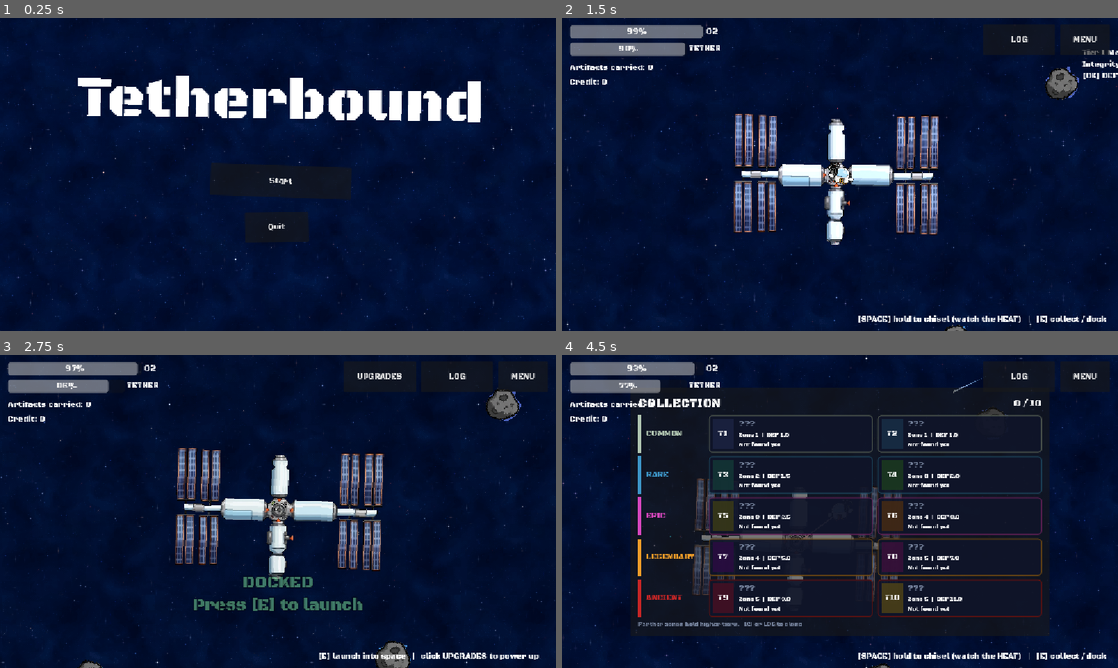
Above: before the commit, frames 1-4 (two rows, left to right).
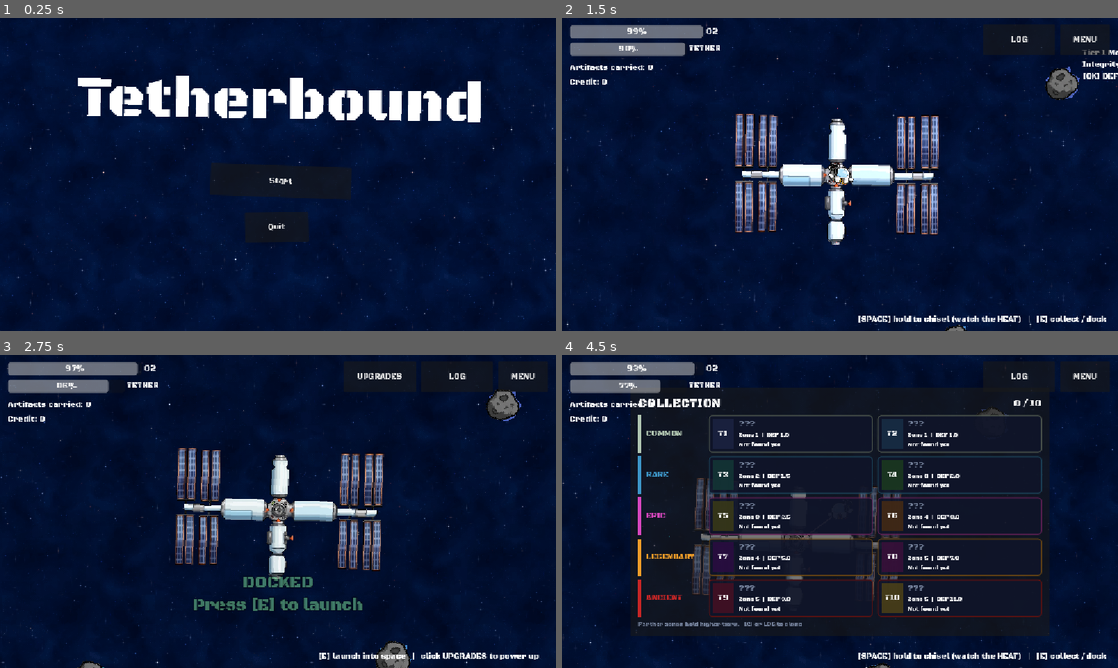
Above: after the commit, the same moments.

Repository: sirakit/Godot_Game_Jam_Project
Game: Godot game, scene res://Scenes/main_menu.tscn
Same seed, same stepped clock (60 frames per second), same inputs: the game is played once before the commit and once after it.
Inputs (mouse positions are in pixels of both pictures, inside the frame that each line leads up to):
- Up to frame 1 (0.25 s): no input
- Up to frame 2 (1.5 s): click "Start" at 0.5 s; tap E (interact) at 1.25 s; move the mouse to (1062, 83) at 1.27 s; hold D (move_right) from 1.28 s (still down); hold Space (chisel) from 1.28 s (still down); click (1062, 83) at 1.42 s
- Up to frame 3 (2.75 s): move the mouse to (166, 527) at 2.02 s; release D (move_right) at 2.03 s; release Space (chisel) at 2.03 s; hold S (move_down) from 2.03 s (still down); tap E (interact) at 2.1 s
- Up to frame 4 (4.5 s): tap E (interact) at 2.75 s; move the mouse to (956, 658) at 2.77 s; release S (move_down) at 2.78 s; hold D (move_right) 2.78-3.53 s; hold F (recall) 2.78-3.53 s; click (956, 658) at 2.92 s; move the mouse to (595, 664) at 3.52 s; hold W (move_up) 3.53-4.28 s; tap C (toggle_log) at 3.6 s; click (595, 664) at 3.67 s; move the mouse to (1006, 558) at 4.27 s; hold A (move_left) from 4.28 s (still down); tap I at 4.35 s

The runs differ from the first frame. In frame 2, 3.1% of the frame differs, in the area x 1-100%, y 0-100%; in frame 3, 0.3%; in frame 4, 0.5%.

Commit message:
Updated HTML

Diff:
--- a/Scripts/space_background.gd
+++ b/Scripts/space_background.gd
@@ -1,23 +1,20 @@
 extends Node2D
-## เพิ่มลูกเล่นดวงดาวกะพริบ เปลี่ยนสีเนบิวลา และสร้างดาวตกบนหน้าจอกล้องโดยไม่ถูก Parallax2D บัง
+## พื้นหลังอวกาศรุ่นปรับแต่งประสิทธิภาพสำหรับ WebGL (ลด Overdraw และ Shader Recompile)
 
 @export_group("Drift & Twinkle")
 @export var base_drift: Vector2 = Vector2(-12.0, 6.0)
 @export var twinkle_speed: float = 2.0
-@export var color_shift_speed: float = 0.4
-@export var nebula_tint_a: Color = Color(0.75, 0.85, 1.0, 0.7)
-@export var nebula_tint_b: Color = Color(0.95, 0.75, 1.0, 0.7)
 
 @export_group("Shooting Stars")
-@export var min_star_interval: float = 1.5
-@export var max_star_interval: float = 4.0
-@export var star_length: float = 90.0
-@export var star_width: float = 3.0
+@export var min_star_interval: float = 2.5
+@export var max_star_interval: float = 5.5
+@export var star_length: float = 80.0
+@export var star_width: float = 2.5
 
 var _time: float = 0.0
-var _shooting_star_timer: float = 1.0
+var _color_update_timer: float = 0.0
+var _shooting_star_timer: float = 2.0
 var _player_ref: CharacterBody2D = null
-var _star_material := CanvasItemMaterial.new()
 
 @onready var layer_far: Parallax2D = $Background
 @onready var layer_mid: Parallax2D = $Background2
@@ -26,8 +23,11 @@
 
 func _ready() -> void:
 	z_index = -100
-	# ใช้โหมดแสง Add เพื่อให้เส้นดาวตกสว่างเรืองแสงทะลุพื้นหลังมืด
-	_star_material.blend_mode = CanvasItemMaterial.BLEND_MODE_ADD
+	# ลด Repeat Times บนเว็บเพื่อไม่ให้วาด Tile เกินขอบจอมากเกินไป
+	if OS.has_feature("web"):
+		layer_far.repeat_times = 4
+		layer_mid.repeat_times = 4
+		layer_near.repeat_times = 4
 
 
 func _process(delta: float) -> void:
@@ -35,20 +35,19 @@
 	if not is_instance_valid(_player_ref):
 		_player_ref = get_tree().get_first_node_in_group("player") as CharacterBody2D
 
-	_update_twinkle_and_color()
+	# อัปเดตความโปร่งใสแค่ 15 ครั้งต่อวินาทีแทนทุกเฟรม เพื่อลดการสั่ง Batch Re-upload บน WebGL
+	_color_update_timer += delta
+	if _color_update_timer >= 0.066:
+		_color_update_timer = 0.0
+		_update_twinkle_lightweight()
+
 	_update_dynamic_drift()
 	_update_shooting_stars(delta)
 
 
-func _update_twinkle_and_color() -> void:
-	var alpha_mid: float = 0.55 + (sin(_time * twinkle_speed) * 0.25)
-	var alpha_near: float = 0.50 + (cos(_time * twinkle_speed * 1.4) * 0.30)
-
-	var color_weight: float = (sin(_time * color_shift_speed) + 1.0) * 0.5
-	var current_tint: Color = nebula_tint_a.lerp(nebula_tint_b, color_weight)
-
-	layer_mid.modulate = Color(current_tint.r, current_tint.g, current_tint.b, alpha_mid)
-	layer_near.modulate = Color(1.0, 0.95, 0.9, alpha_near)
+func _update_twinkle_lightweight() -> void:
+	layer_mid.modulate.a = 0.55 + (sin(_time * twinkle_speed) * 0.2)
+	layer_near.modulate.a = 0.50 + (cos(_time * twinkle_speed * 1.3) * 0.25)
 
 
 func _update_dynamic_drift() -> void:
@@ -71,29 +70,14 @@
 
 func _spawn_shooting_star() -> void:
 	var star_line := Line2D.new()
-	# สำคัญมาก: ดัน z_index ให้อยู่เหนือ Parallax2D ทั้ง 3 ชั้น แต่ยังอยู่ใต้ยานอวกาศ
 	star_line.z_index = 5
 	star_line.width = star_width
-	star_line.material = _star_material
-	star_line.texture_filter = CanvasItem.TEXTURE_FILTER_NEAREST
-
-	# ทำให้หัวดาวตกหนาและหางเรียวแหลม
-	var width_curve := Curve.new()
-	width_curve.add_point(Vector2(0.0, 1.0))
-	width_curve.add_point(Vector2(1.0, 0.0))
-	star_line.width_curve = width_curve
-
-	# ไล่สีหัวดาวตกสว่างจ้า หางค่อยๆ จางเป็นสีฟ้าใส
-	var grad := Gradient.new()
-	grad.set_color(0, Color(1.0, 1.0, 1.0, 1.0))
-	grad.set_color(1, Color(0.4, 0.8, 1.0, 0.0))
-	star_line.gradient = grad
+	star_line.default_color = Color(0.85, 0.95, 1.0, 0.85)
 
 	var dir := Vector2(randf_range(-1.0, -0.4), randf_range(0.3, 0.9)).normalized()
 	star_line.add_point(Vector2.ZERO)
 	star_line.add_point(-dir * star_length)
 
-	# หาจุดกึ่งกลางกล้องปัจจุบัน เพื่อให้ดาวตกเกิดในจอที่ผู้เล่นมองเห็นเสมอ
 	var cam_center := Vector2.ZERO
 	var cam: Camera2D = get_viewport().get_camera_2d()
 	if is_instance_valid(cam):
@@ -109,6 +93,6 @@
 	add_child(star_line)
 
 	var tween: Tween = create_tween().set_parallel(true)
-	tween.tween_property(star_line, "global_position", star_line.global_position + dir * 650.0, 0.6)
-	tween.tween_property(star_line, "modulate:a", 0.0, 0.6)
+	tween.tween_property(star_line, "global_position", star_line.global_position + dir * 600.0, 0.5)
+	tween.tween_property(star_line, "modulate:a", 0.0, 0.5)
 	tween.chain().tween_callback(star_line.queue_free)
--- a/project.godot
+++ b/project.godot
@@ -67,6 +67,7 @@
 [physics]
 
 3d/physics_engine="Jolt Physics"
+common/physics_interpolation=true
 
 [rendering]
 
Not shown, changed: Web_build/index.pck
